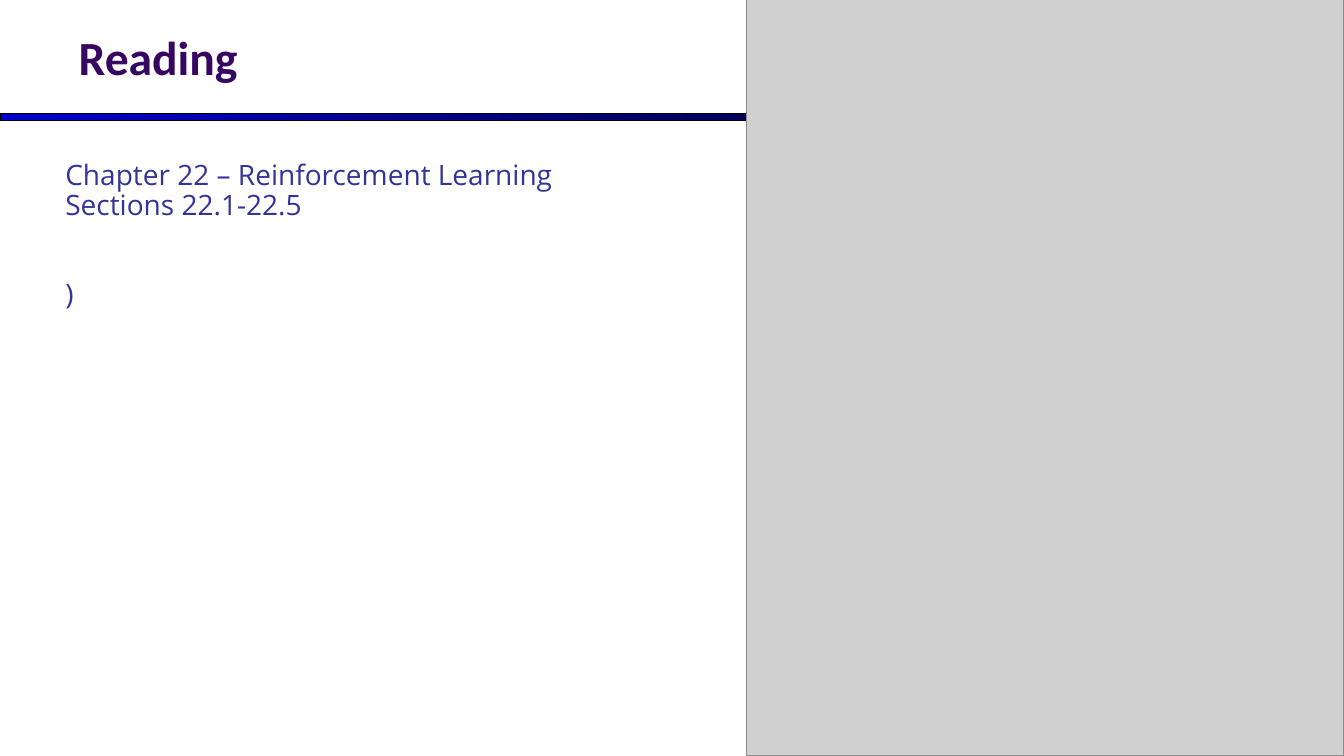
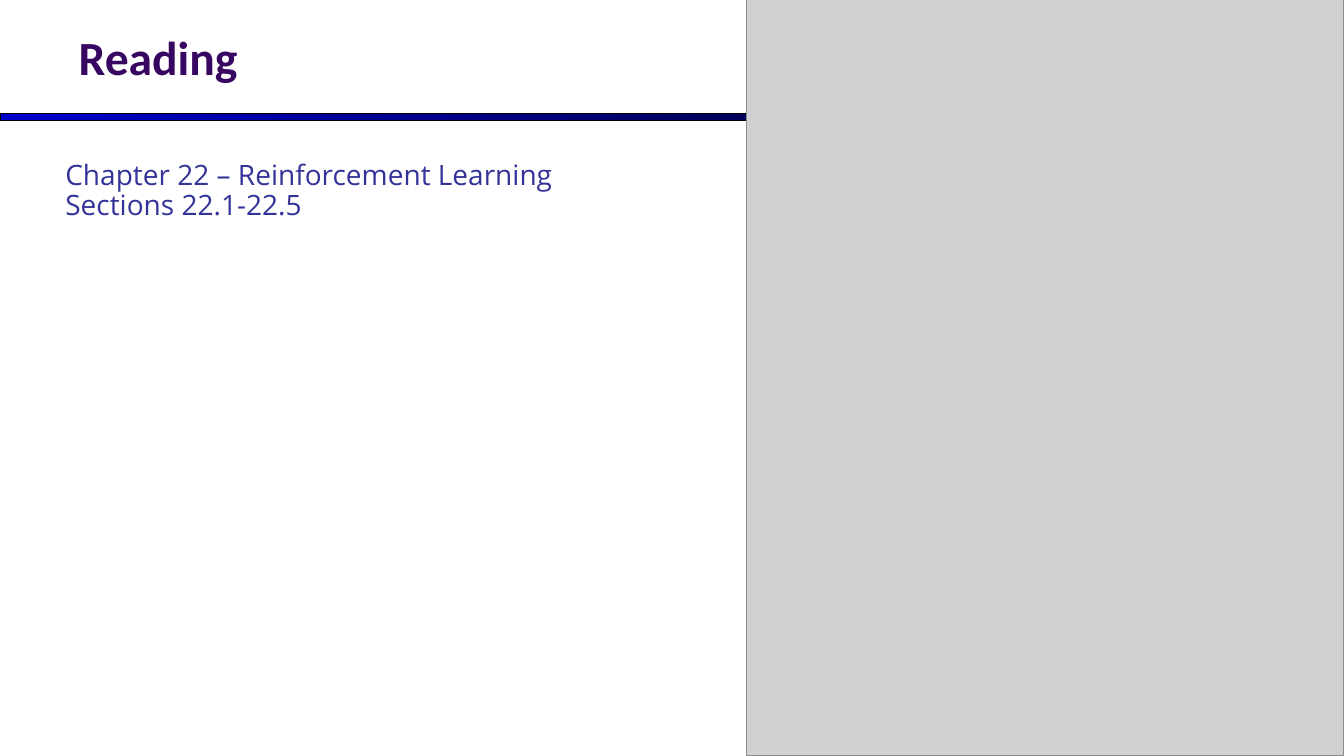
Before and after one commit to artificial-intelligence-class/artificial-intelligence-class.github.io, a slide deck: slide 17 of assets/slides/05-Reinforcement-Learning-part-2.pptx. Drawn at 1344x756 pixels with LibreOffice and Linux fonts; fonts in the diff are those of the drawing; grey boxes stand for pictures; background and template pictures are left out. Boxes give left, top, right and bottom in pixels: in the first picture for what was removed or moved away, otherwise in the second. Text is boxed around its words. In the diff, an @@ line names an element or a change of style, - is before the commit and + after.

Commit message:
Minor slide edits

```diff
--- a/assets/slides/05-Reinforcement-Learning-part-2.pptx
+++ b/assets/slides/05-Reinforcement-Learning-part-2.pptx
@@ text at (65,163,552,216): paragraph removed @@
-)
```
Also in this commit, not shown: 1 other file.
